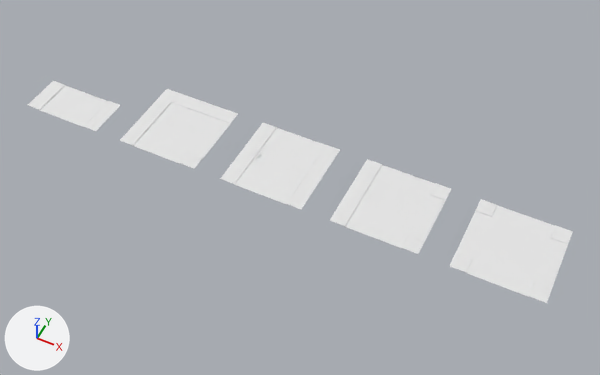
What one commit did to the Blender file Assets/art/blender/streets.blend.
The view is the same before and after, from a 50 mm lens placed at (18.4, -33.9, 40.7), pointed at (1.6, -0.3, -1.3). Every picture has the same lights, and +X, +Y and +Z are marked at lower left.

The older version as bpy lines, for what is in view:
```python
ob_plane = bpy.data.objects.new('Plane', me_plane)
ob_plane.parent = ob_strainght
ob_plane.location = (0.0, 0.0, 0.0)
ob_plane.scale = (3.0, 3.0, 1.0)
ob_plane_002 = bpy.data.objects.new('Plane.002', me_plane_002)
ob_plane_002.parent = ob_strainght
ob_plane_002.location = (0.0, 0.0, 0.0)
ob_plane_002.scale = (3.0, 3.0, 1.0)
ob_plane_003 = bpy.data.objects.new('Plane.003', me_plane_003)
ob_plane_003.parent = ob_strainght
ob_plane_003.location = (0.0, 0.0, 0.0)
ob_plane_003.scale = (3.0, 3.0, 1.0)
ob_plane_004 = bpy.data.objects.new('Plane.004', me_plane_015)
ob_plane_004.parent = ob_t_junction
ob_plane_004.location = (0.0, 0.0, 0.0)
ob_plane_004.scale = (3.0, 3.0, 1.0)
ob_plane_005 = bpy.data.objects.new('Plane.005', me_plane_016)
ob_plane_005.parent = ob_t_junction
ob_plane_005.location = (0.0, 0.0, 0.0)
ob_plane_005.scale = (3.0, 3.0, 1.0)
ob_plane_006 = bpy.data.objects.new('Plane.006', me_plane_017)
ob_plane_006.parent = ob_t_junction
ob_plane_006.location = (0.0, 0.0, 0.0)
ob_plane_006.scale = (3.0, 3.0, 1.0)
ob_plane_008 = bpy.data.objects.new('Plane.008', me_plane_019)
ob_plane_008.parent = ob_crossroads
ob_plane_008.location = (0.0, 0.0, 0.0)
ob_plane_008.scale = (3.0, 3.0, 1.0)
ob_plane_009 = bpy.data.objects.new('Plane.009', me_plane_020)
ob_plane_009.parent = ob_crossroads
ob_plane_009.location = (0.0, 0.0, 0.0)
ob_plane_009.scale = (3.0, 3.0, 1.0)
ob_plane_019 = bpy.data.objects.new('Plane.019', me_plane_031)
ob_plane_019.parent = ob_halfstraight
ob_plane_019.location = (0.0, 0.0, 0.0)
ob_plane_019.scale = (3.0, 3.0, 1.0)
# also in view: 'Plane.020' at (-13.5, -1.5, 0.0); 'Plane.013' at (-10.5, 0.0, 0.0); 'Plane.011' at (-7.4, -0.5, 0.0); 'Plane.015' at (-7.5, 2.5, 0.0)
```
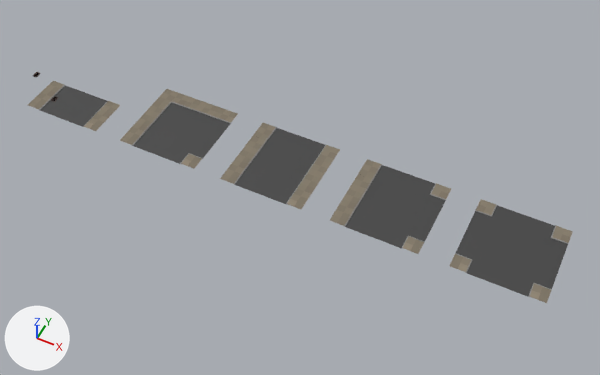
Where the change shows, as pixel boxes (x1, y1, x2, y2) in the pictures (600 x 375 px):
'Plane.008', recoloured (white to grey): (456, 205, 568, 297) in both
'Plane.011', recoloured (white to grey): (133, 103, 230, 164) in both
'Plane.019', recoloured (white to grey): (40, 85, 107, 127) in both
'Plane.006', recoloured (white to brown): (330, 159, 381, 226) in both
'Plane.002', recoloured (white to brown): (287, 145, 340, 209) in both
'Plane.003', recoloured (white to brown): (220, 123, 276, 184) in both
'Plane.009', recoloured (white to brown): (450, 199, 573, 303) in both
'Plane.013', recoloured (white to brown): (120, 89, 179, 145) in both
'Plane.015', recoloured (white to brown): (172, 93, 238, 122) in both
'Plane.020', recoloured (white to brown): (84, 101, 120, 131) in both
'Plane.005', recoloured (white to brown): (403, 183, 451, 254) in both
'Plane.021', recoloured (white to brown): (28, 81, 64, 109) in both
'Plane.012', recoloured (white to brown): (181, 154, 202, 169) in both
part 1 of me_plane, cut back: (235, 128, 299, 194) in both
part 2 of me_plane, recoloured (white to grey): (259, 136, 325, 204) in both
part 3 of me_plane_015, cut back: (345, 165, 407, 237) in both
part 4 of me_plane_015, recoloured (white to grey): (372, 174, 445, 248) in both

The change, as a diff of the scene's bpy script:
```diff
--- a/Assets/art/blender/streets.blend.py
+++ b/Assets/art/blender/streets.blend.py
@@ me_plane @@
 # used by ob_plane; parent = ob_strainght; location = (0.0, 0.0, 0.0); scale = (3.0, 3.0, 1.0)
-me_plane.from_pydata(...)  # 149 vertices, 96 faces; spans x -0.63..0.63, y -1.0..1.0, z -0.01..0.0
+me_plane.from_pydata(...)  # 32 vertices, 27 faces; spans x -0.63..0.63, y -1.0..1.0, z -0.01..0.0
+# me_plane part 1
+# 117 vertices are removed from x -0.59..-0.51, y -1.0..1.0, z -0.01..0.0
+# 77 faces are deleted
+# 8 new faces join them
+# me_plane part 2: 19 faces spanning x -0.03..0.63, y -1.0..1.0, z -0.01..0.0 switch from no material to mat_road (black #424242)
@@ me_plane_002 @@
 me_plane_002.from_pydata(...)  # 96 vertices, 69 faces; spans x 0.65..1.0, y -1.0..1.0, z 0.04..0.06
+me_plane_002.materials.append(mat_sidewalk)  # picture img_sidewalkdiffuse
@@ me_plane_003 @@
 me_plane_003.from_pydata(...)  # 96 vertices, 69 faces; spans x -1.0..-0.65, y -1.0..1.0, z 0.04..0.05
+me_plane_003.materials.append(mat_sidewalk)  # picture img_sidewalkdiffuse
@@ me_plane_015 @@
 # used by ob_plane_004; parent = ob_t_junction; location = (0.0, 0.0, 0.0); scale = (3.0, 3.0, 1.0)
-me_plane_015.from_pydata(...)  # 181 vertices, 128 faces; spans x -0.63..1.0, y -1.0..1.0, z -0.01..0.0
+me_plane_015.from_pydata(...)  # 56 vertices, 49 faces; spans x -0.63..1.0, y -1.0..1.0, z -0.01..0.0
+# me_plane_015 part 3
+# 125 vertices are removed from x -0.59..-0.51, y -1.0..1.0, z -0.01..0.0
+# 91 faces are deleted
+# 12 new faces join them
+# me_plane_015 part 4: 37 faces spanning x -0.03..1.0, y -1.0..1.0, z -0.01..0.0 switch from no material to mat_road (black #424242)
@@ me_plane_016 @@
 me_plane_016.from_pydata(...)  # 36 vertices, 21 faces; spans x 0.65..1.0, y -1.0..1.0, z 0.04..0.06
+me_plane_016.materials.append(mat_sidewalk)  # picture img_sidewalkdiffuse
@@ me_plane_017 @@
 me_plane_017.from_pydata(...)  # 96 vertices, 69 faces; spans x -1.0..-0.65, y -1.0..1.0, z 0.04..0.05
+me_plane_017.materials.append(mat_sidewalk)  # picture img_sidewalkdiffuse
@@ me_plane_019 @@
 me_plane_019.from_pydata(...)  # 64 vertices, 62 faces; spans x -1.0..1.0, y -1.0..1.0, z -0.01..0.0
+me_plane_019.materials.append(mat_road)  # black #424242
@@ me_plane_020 @@
 me_plane_020.from_pydata(...)  # 72 vertices, 42 faces; spans x -1.0..1.0, y -1.0..1.0, z 0.04..0.06
+me_plane_020.materials.append(mat_sidewalk)  # picture img_sidewalkdiffuse
@@ me_plane_023 @@
 me_plane_023.from_pydata(...)  # 48 vertices, 39 faces; spans x -0.63..1.0, y -1.0..0.65, z -0.01..0.0
+me_plane_023.materials.append(mat_road)  # black #424242
@@ me_plane_024 @@
 me_plane_024.from_pydata(...)  # 16 vertices, 9 faces; spans x 0.647..1.001, y -1.0..-0.651, z 0.042..0.056
+me_plane_024.materials.append(mat_sidewalk)  # picture img_sidewalkdiffuse
@@ me_plane_025 @@
 me_plane_025.from_pydata(...)  # 96 vertices, 69 faces; spans x -1.0..-0.65, y -1.0..1.0, z 0.04..0.05
+me_plane_025.materials.append(mat_sidewalk)  # picture img_sidewalkdiffuse
@@ me_plane_027 @@
 me_plane_027.from_pydata(...)  # 84 vertices, 60 faces; spans x -1.0..-0.65, y -0.64..1.0, z 0.04..0.05
+me_plane_027.materials.append(mat_sidewalk)  # picture img_sidewalkdiffuse
@@ me_plane_031 @@
 me_plane_031.from_pydata(...)  # 24 vertices, 12 faces; spans x -0.633..0.633, y -1.0..0.0, z -0.01..0.0
+me_plane_031.materials.append(mat_road)  # black #424242
@@ me_plane_032 @@
 me_plane_032.from_pydata(...)  # 48 vertices, 33 faces; spans x 0.647..1.001, y -1.0..0.0, z 0.04..0.056
+me_plane_032.materials.append(mat_sidewalk)  # picture img_sidewalkdiffuse
@@ me_plane_033 @@
 me_plane_033.from_pydata(...)  # 48 vertices, 33 faces; spans x -1.0..-0.646, y -1.0..0.0, z 0.04..0.048
+me_plane_033.materials.append(mat_sidewalk)  # picture img_sidewalkdiffuse
```
